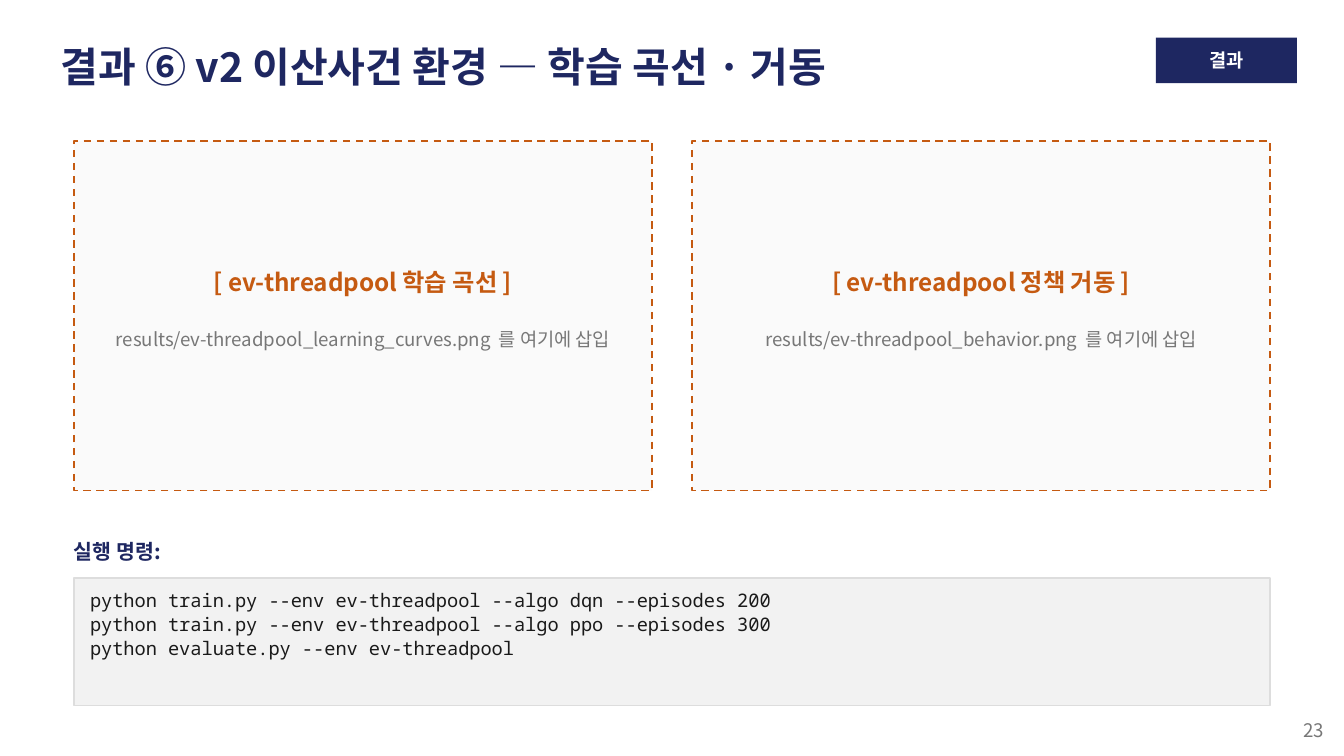
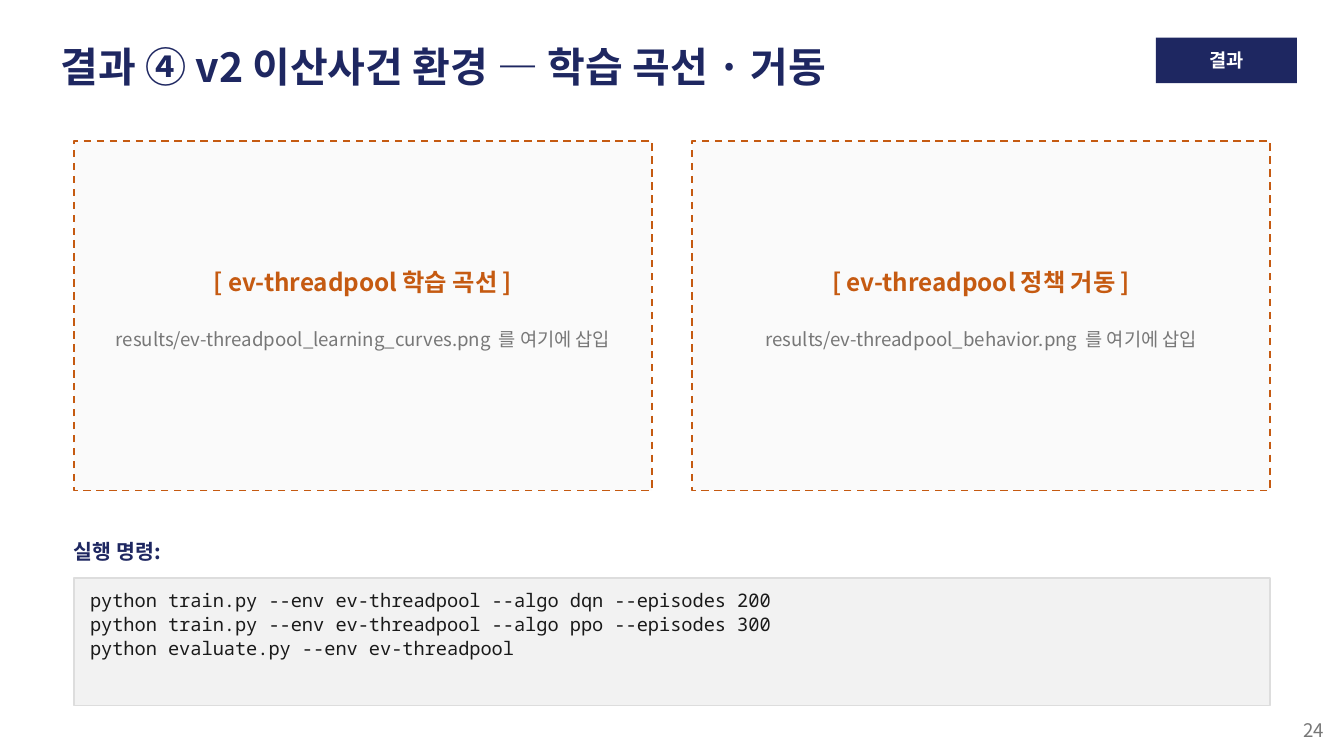
Before and after one commit to zzangdol1029/reinforce, a slide deck: slide 24 of autoscaling-rl/autoscaling_rl_발표.pptx (slide 23 before the commit). Drawn at 1344x756 pixels with LibreOffice and Linux fonts; fonts in the diff are those of the drawing. Boxes give left, top, right and bottom in pixels: in the first picture for what was removed or moved away, otherwise in the second. Text is boxed around its words. In the diff, an @@ line names an element or a change of style, - is before the commit and + after.

```diff
--- a/autoscaling-rl/autoscaling_rl_발표.pptx
+++ b/autoscaling-rl/autoscaling_rl_발표.pptx
@@ text at [60, 47, 826, 86]: text changed @@
-결과 ⑥ v2 이산사건 환경 — 학습 곡선 · 거동
+결과 ④ v2 이산사건 환경 — 학습 곡선 · 거동
@@ text at [1303, 723, 1324, 737]: text changed @@
-23
+24
```
Also in this commit, not shown: 26 other slides changed, 1 slide added, 3 other files.
